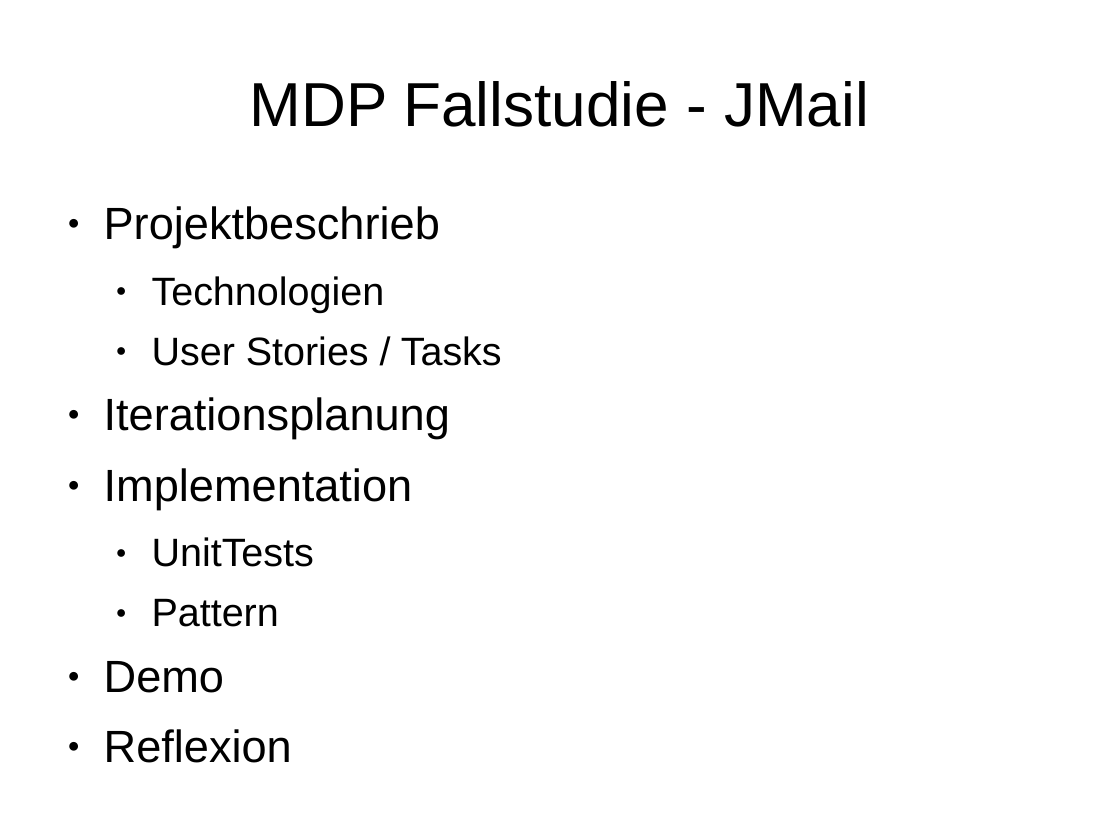
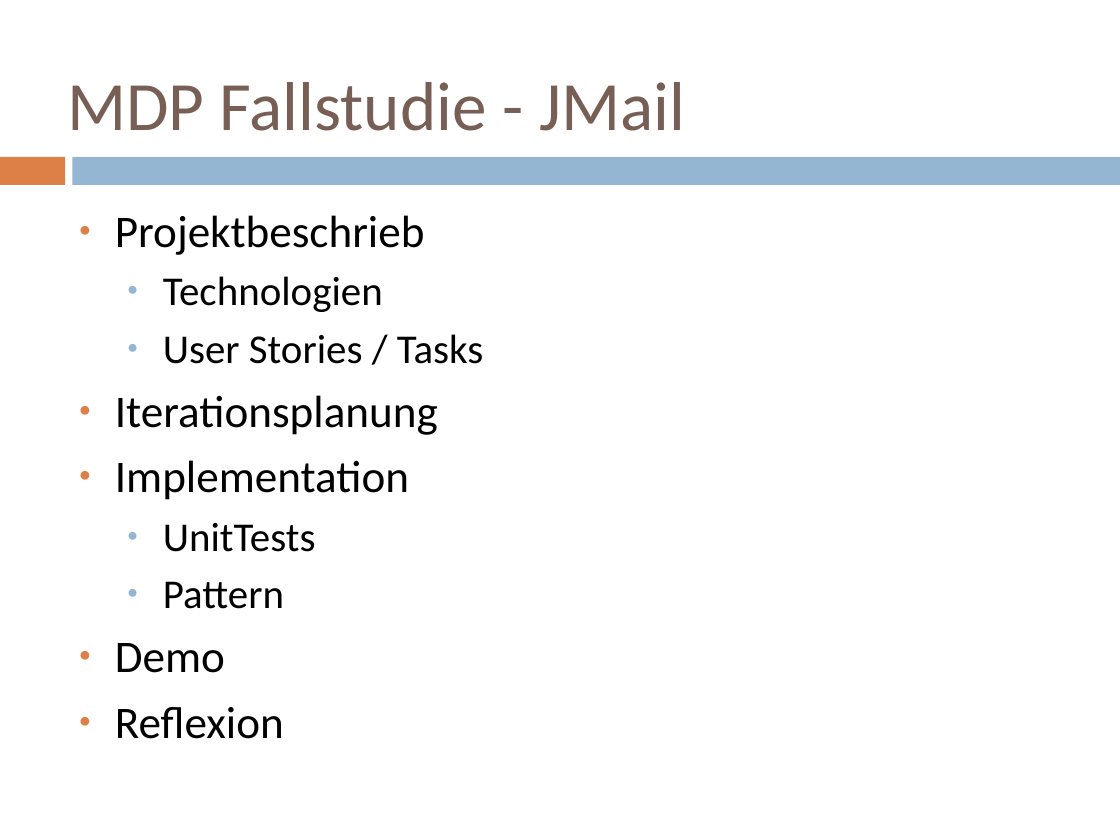
Before and after one commit to delsener/ch.zhaw.mdp.fallstudie, a slide deck: slide 1 of presentation/jmail_presentation.ppt. Drawn at 1120x840 pixels with LibreOffice and Linux fonts; fonts in the diff are those of the drawing; background and template pictures are left out. Boxes give left, top, right and bottom in pixels: in the first picture for what was removed or moved away, otherwise in the second. Text is boxed around its words. In the diff, an @@ line names an element or a change of style, - is before the commit and + after.

```diff
--- a/presentation/jmail_presentation.ppt
+++ b/presentation/jmail_presentation.ppt
@@ title "MDP Fallstudie - JMail" at [67,82,685,131]: size 44 to 49 pt, font Arial to Calibri, text colour #000000 to #775F55; alignment centre to left; line spacing 0.93 to 1 @@
@@ rectangle added at [0,157,65,185], fill #DD8047 @@
@@ rectangle added at [72,157,1120,185], fill #94B6D2 @@
@@ text "Projektbeschrieb" at [115,215,484,739]: font Arial to Calibri; size 28 to 29 pt in "Technologien", "User Stories / Tasks", "UnitTests", "Pattern"; line spacing 0.93 to 1; less space between paragraphs; bullet colour #000000 to #DD8047; bullet colour #000000 to #94B6D2 @@
```
Also in this commit, not shown: 6 other slides changed, 5 slides added, 2 slides removed.
